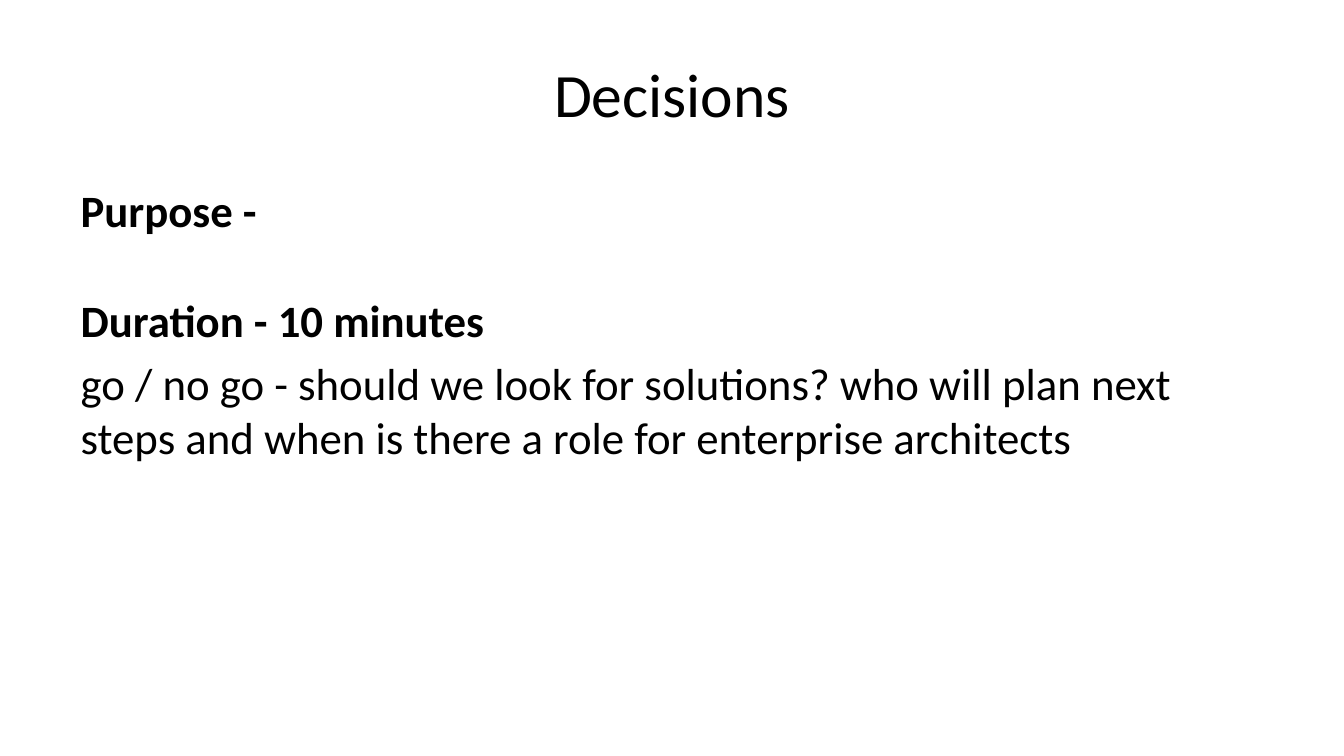
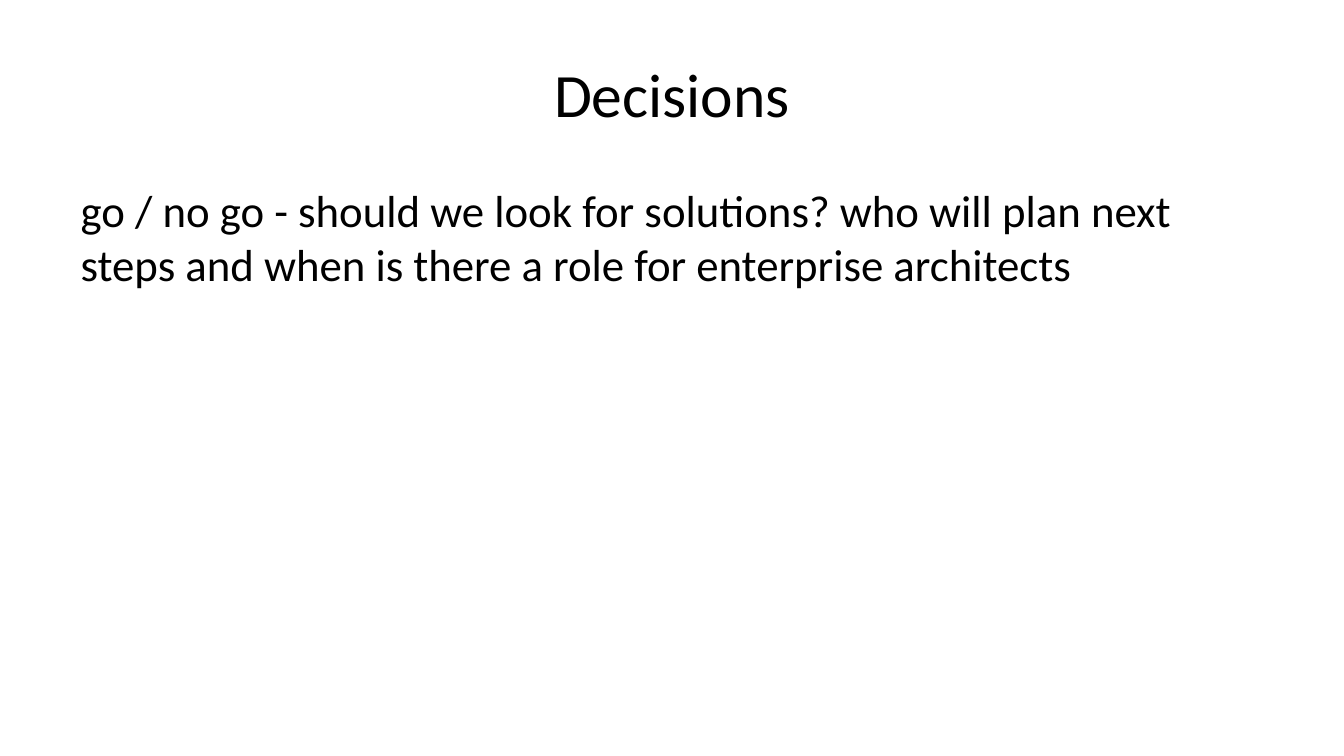
Before and after one commit to Open-Archypelago/Archypelago, a slide deck: slide 22 of building-blocks/problem-statement/Architecture-Challenge.pptx (slide 15 before the commit). Drawn at 1344x756 pixels with LibreOffice and Linux fonts; fonts in the diff are those of the drawing. Boxes give left, top, right and bottom in pixels: in the first picture for what was removed or moved away, otherwise in the second. Text is boxed around its words. In the diff, an @@ line names an element or a change of style, - is before the commit and + after.

```diff
--- a/building-blocks/problem-statement/Architecture-Challenge.pptx
+++ b/building-blocks/problem-statement/Architecture-Challenge.pptx
@@ text at [81, 198, 484, 338]: paragraphs removed @@
-Purpose -
-Duration - 10 minutes
```
Also in this commit, not shown: 8 other slides changed, 8 slides added, 1 slide removed, 5 other files.
